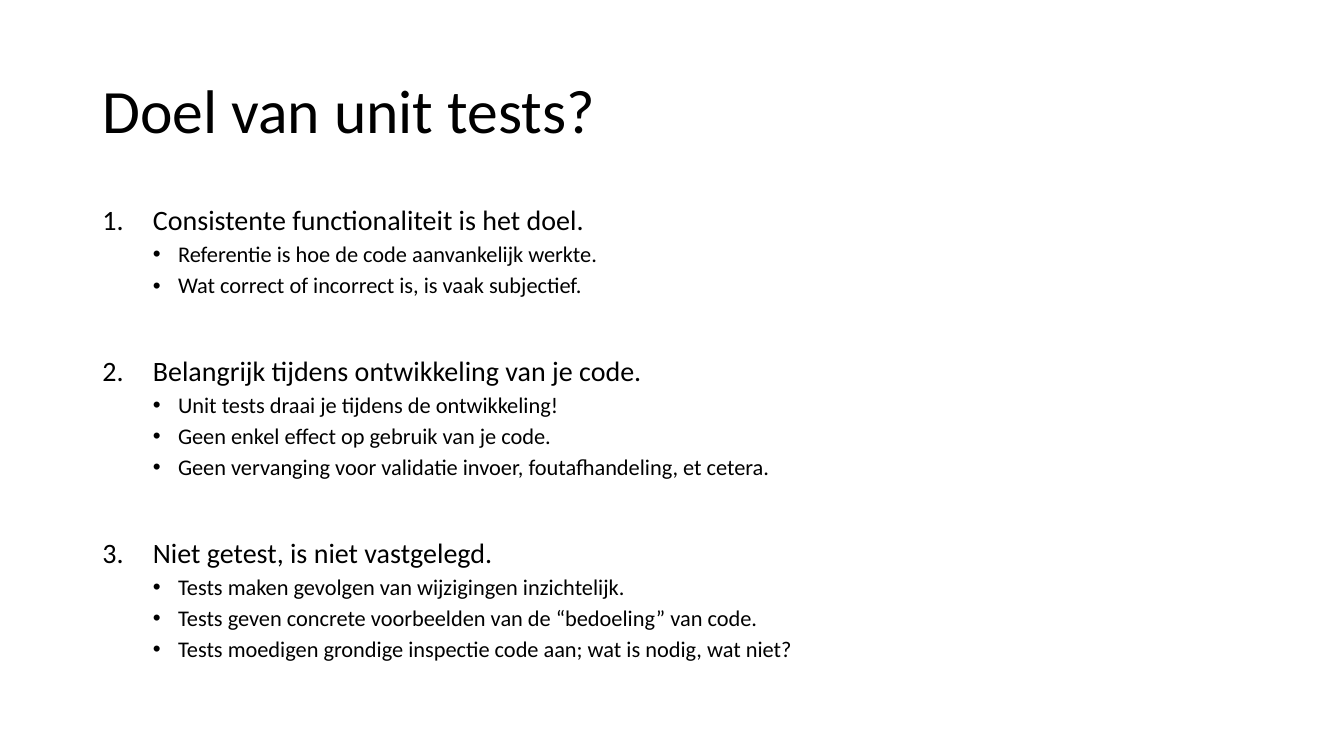
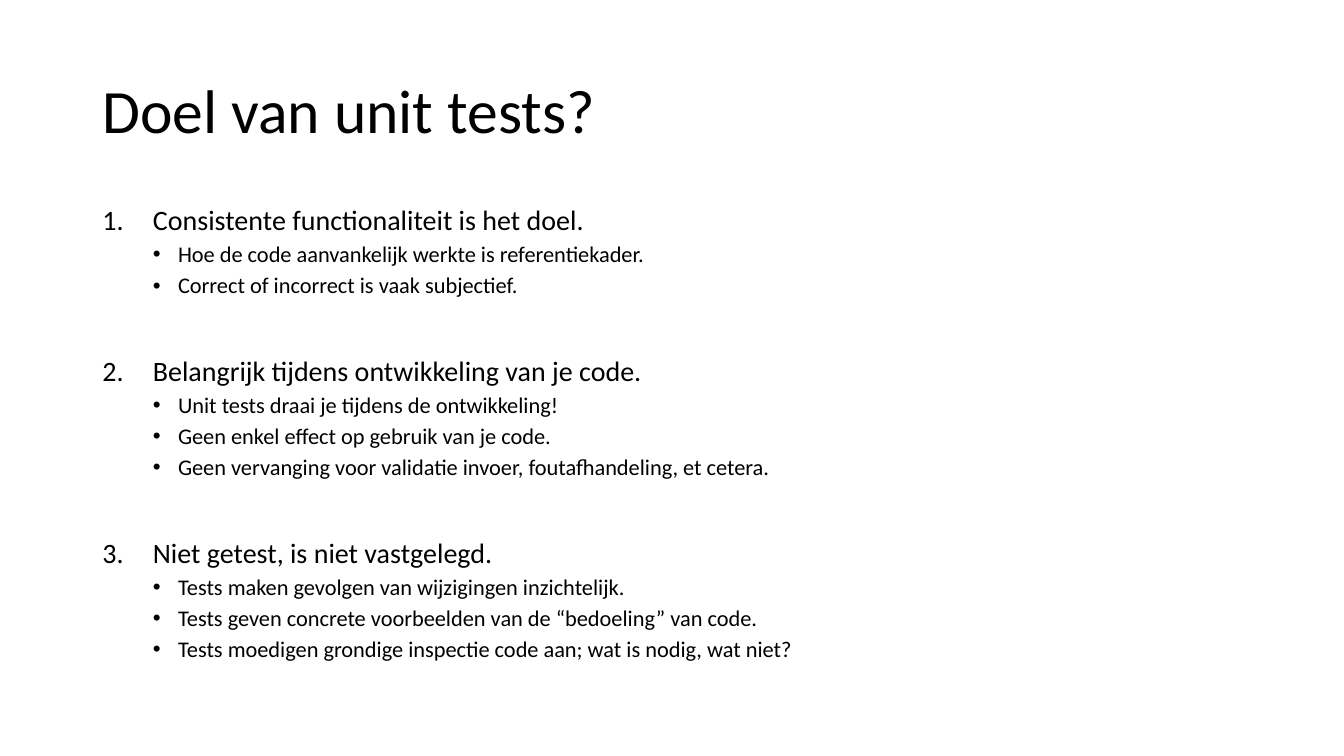
Before and after one commit to LFKoning/knowledge-sharing, a slide deck: slide 4 of unit_tests/kennissessie_unit_testing.pptx. Drawn at 1344x756 pixels with LibreOffice and Linux fonts; fonts in the diff are those of the drawing. Boxes give left, top, right and bottom in pixels: in the first picture for what was removed or moved away, otherwise in the second. Text is boxed around its words. In the diff, an @@ line names an element or a change of style, - is before the commit and + after.

```diff
--- a/unit_tests/kennissessie_unit_testing.pptx
+++ b/unit_tests/kennissessie_unit_testing.pptx
@@ text at box(178, 246, 644, 297): text changed @@
-  • Referentie is hoe de code aanvankelijk werkte.
-  • Wat correct of incorrect is, is vaak subjectief.
+  • Hoe de code aanvankelijk werkte is referentiekader.
+  • Correct of incorrect is vaak subjectief.
```
Also in this commit, not shown: 6 other slides changed, 2 slides added, 17 other files.
